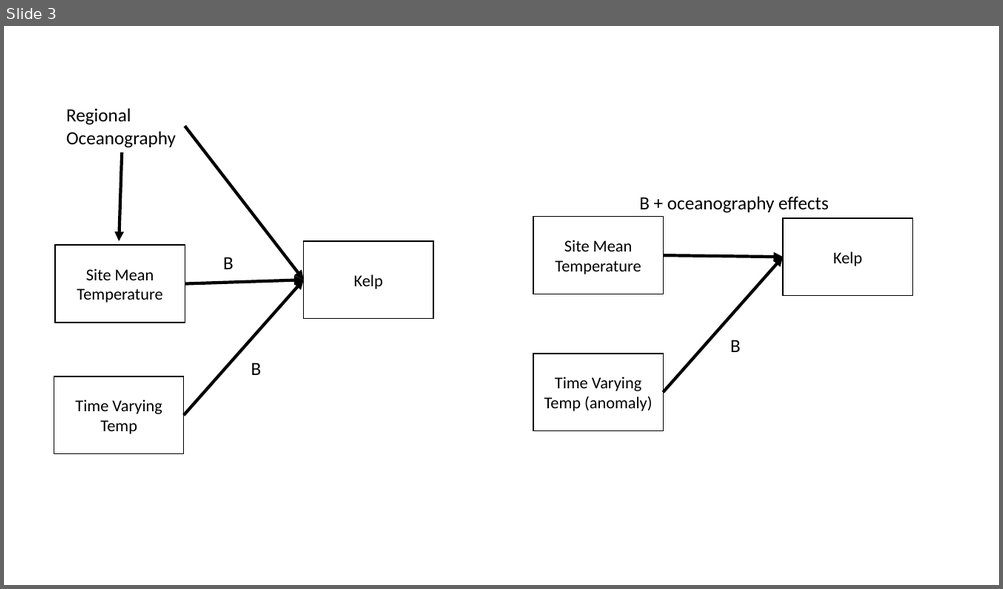
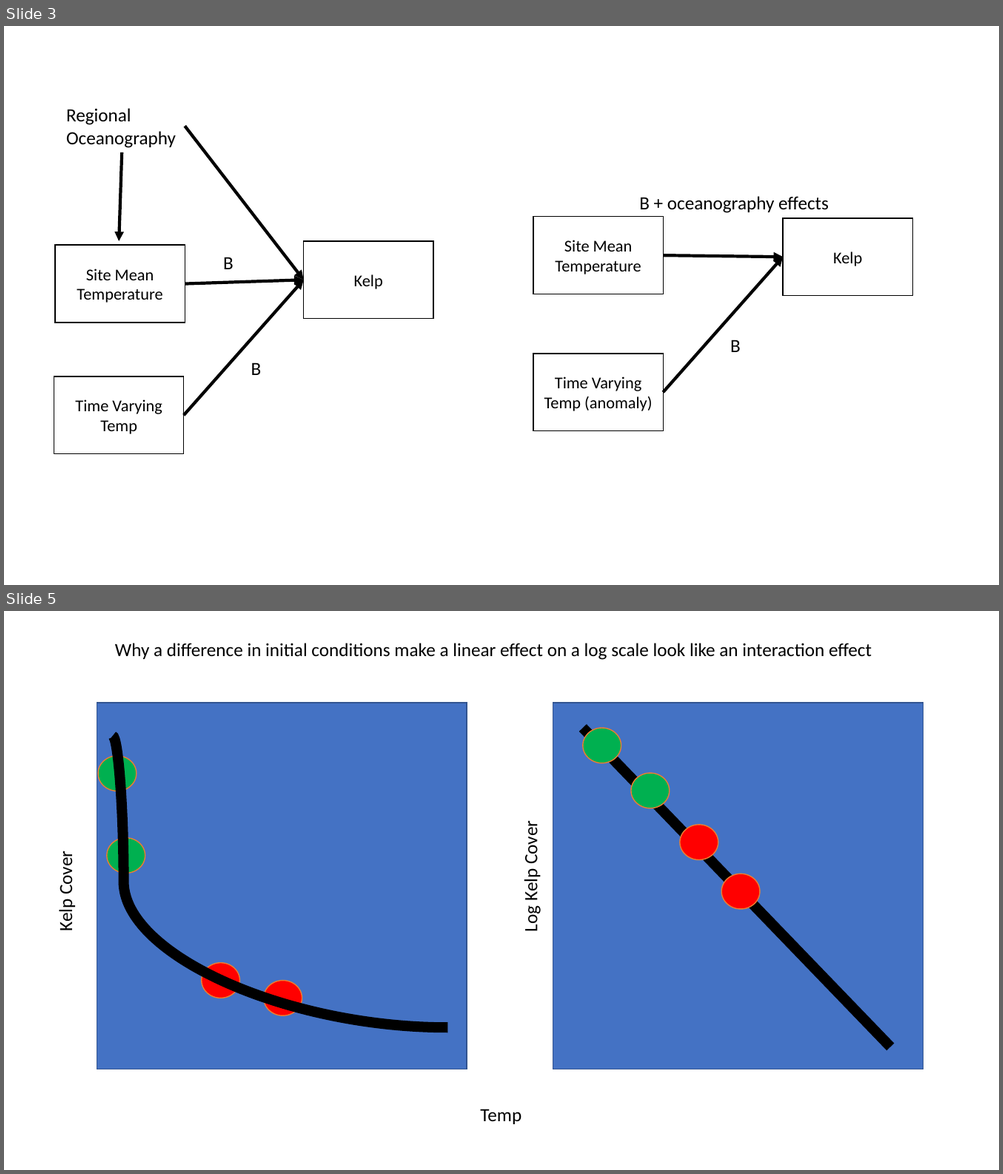
Before and after one commit to jebyrnes/kelp_gom_thermal_causal, a slide deck: notes/slidenotes.pptx. Shown one above the other, each under a label of ours: slide 3 before the commit, slides 3 and 5 after it; the slides between them are not shown. The pictures are 1003x589 and 1003x1174 pixels, drawn with LibreOffice and Linux fonts; fonts in the diff are those of the drawing. Boxes give left, top, right and bottom in pixels: in the first picture for what was removed or moved away, otherwise in the second. Text is boxed around its words. In the diff, an @@ line names an element or a change of style, - is before the commit and + after.

```diff
--- a/notes/slidenotes.pptx
+++ b/notes/slidenotes.pptx
@@ slide 5 added at [4, 611, 999, 1170], background #FFFFFF @@
@@ text added at [115, 643, 871, 660], 18 pt, text #000000 @@
+Why a difference in initial conditions make a linear effect on a log scale look like an interaction effect
@@ rectangle added at [96, 703, 466, 1070], fill #4472C4, outline #325491 1 pt @@
@@ rectangle added at [553, 703, 923, 1070], fill #4472C4, outline #325491 1 pt @@
@@ curved line added from (112, 736) to (448, 1028), #000000 10 pt @@
@@ line added from (583, 728) to (891, 1048), #000000 10 pt @@
@@ ellipse added at [583, 728, 621, 763], fill #00B050, outline #ED7D31 1 pt @@
@@ ellipse added at [98, 756, 136, 791], fill #00B050, outline #ED7D31 1 pt @@
@@ ellipse added at [631, 773, 669, 808], fill #00B050, outline #ED7D31 1 pt @@
@@ text added at [519, 825, 542, 931], 18 pt, text #000000 @@
+Log Kelp Cover
@@ ellipse added at [680, 825, 718, 860], fill #FF0000, outline #ED7D31 1 pt @@
@@ ellipse added at [107, 838, 145, 873], fill #00B050, outline #ED7D31 1 pt @@
@@ text added at [54, 855, 77, 931], 18 pt, text #000000 @@
+Kelp Cover
@@ ellipse added at [722, 874, 760, 909], fill #FF0000, outline #ED7D31 1 pt @@
@@ ellipse added at [202, 963, 240, 998], fill #FF0000, outline #ED7D31 1 pt @@
@@ ellipse added at [264, 981, 301, 1016], fill #FF0000, outline #ED7D31 1 pt @@
@@ text added at [480, 1109, 521, 1125], 18 pt, text #000000 @@
+Temp
```
Also in this commit, not shown: 1 slide changed, 2 other files.
